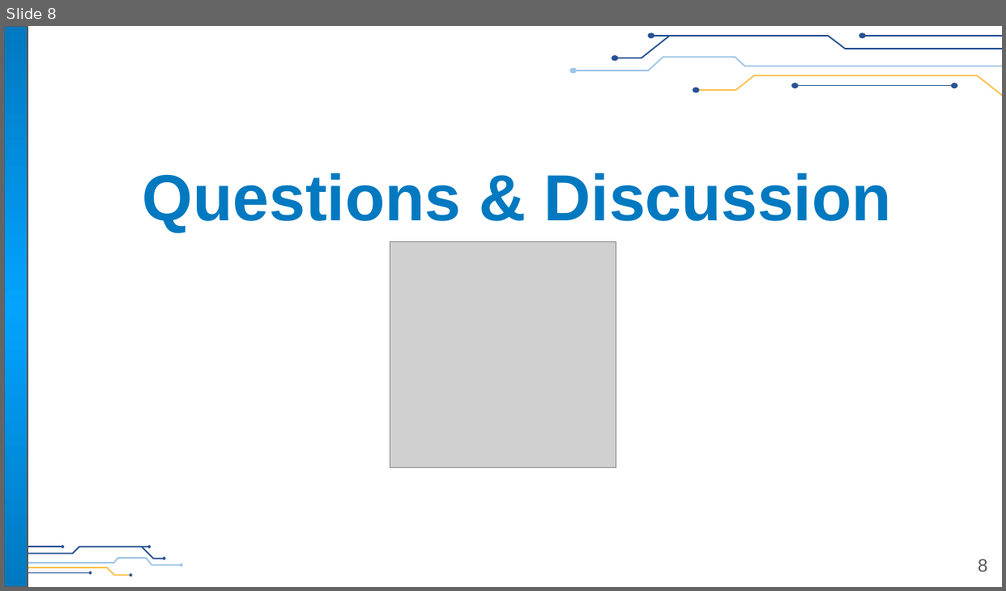
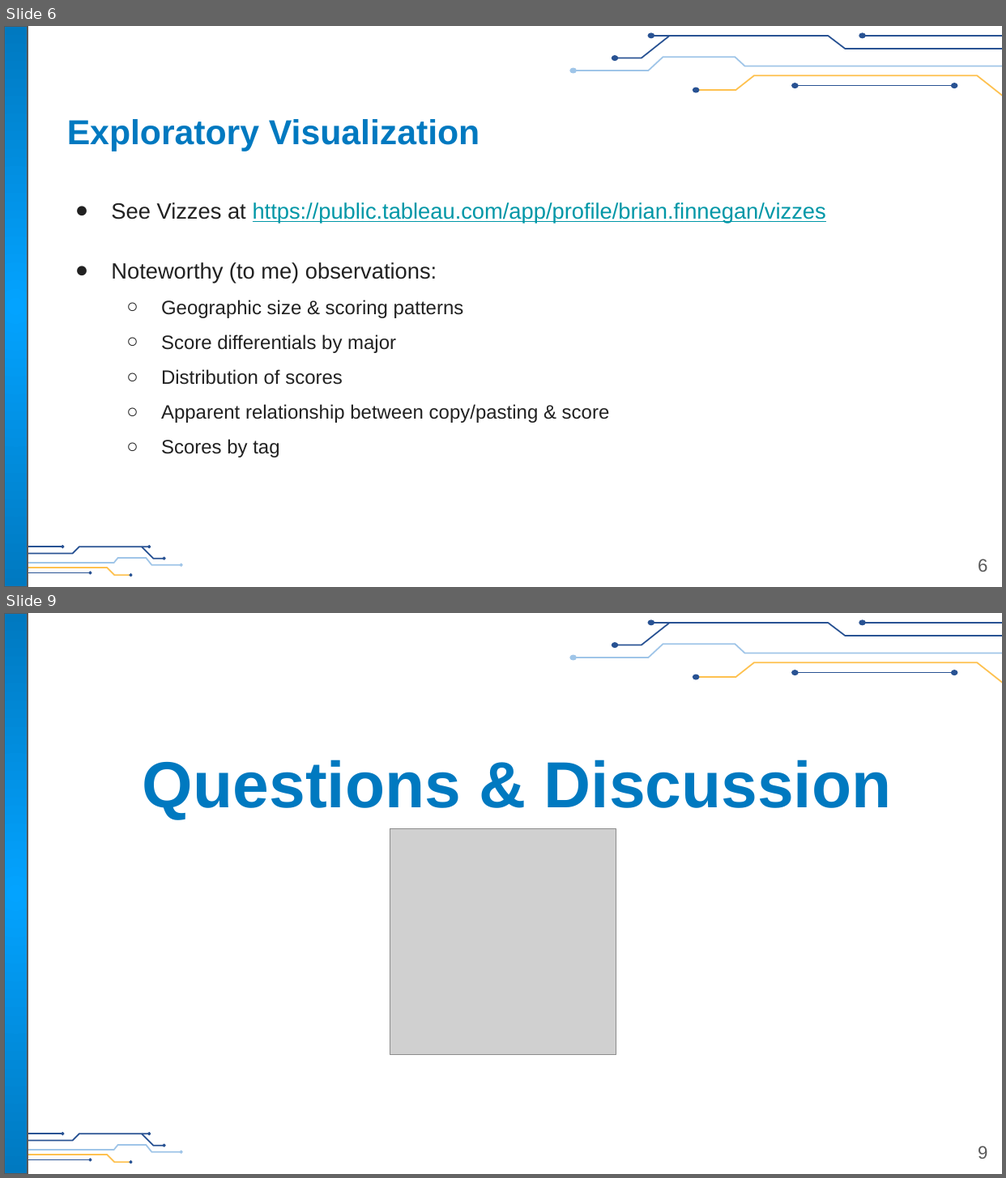
Before and after one commit to flipsmash/PS_demo, a slide deck: Presentation/Finnegan_Sr_Mgr_Learner_Eval&Analytics_Thought_Exercise.pptx. Shown one above the other, each under a label of ours: slide 8 before the commit, slides 6 and 9 after it; the slides between them are not shown. The pictures are 1006x591 and 1006x1178 pixels, drawn with LibreOffice and Linux fonts; fonts in the diff are those of the drawing; grey boxes stand for pictures; background and template pictures are left out. Boxes give left, top, right and bottom in pixels: in the first picture for what was removed or moved away, otherwise in the second. Text is boxed around its words. In the diff, an @@ line names an element or a change of style, - is before the commit and + after.

```diff
--- a/Presentation/Finnegan_Sr_Mgr_Learner_Eval&Analytics_Thought_Exercise.pptx
+++ b/Presentation/Finnegan_Sr_Mgr_Learner_Eval&Analytics_Thought_Exercise.pptx
@@ slide 6 added at (4, 26, 1002, 587), background #FFFFFF; not listed: 27 template elements that a slide beside it also shows @@
@@ title added at (67, 119, 479, 152), 25 pt, text #0079C0, bold @@
+Exploratory Visualization
@@ text added at (111, 203, 826, 458), 14 pt, text #212121 @@
+● See Vizzes at https://public.tableau.com/app/profile/brian.finnegan/vizzes
+● Noteworthy (to me) observations:
+  ○ Geographic size & scoring patterns
+  ○ Score differentials by major
+  ○ Distribution of scores
+  ○ Apparent relationship between copy/pasting & score
+  ○ Scores by tag
@@ page number added at (978, 559, 987, 572), 13 pt, text #595959 @@
+6
@@ what was slide 8 is now slide 9 @@
@@ page number at (978, 1146, 987, 1159): text changed @@
-8
+9
```
Also in this commit, not shown: 6 slides changed, 1 other slide added, 1 slide removed, 6 other files.
